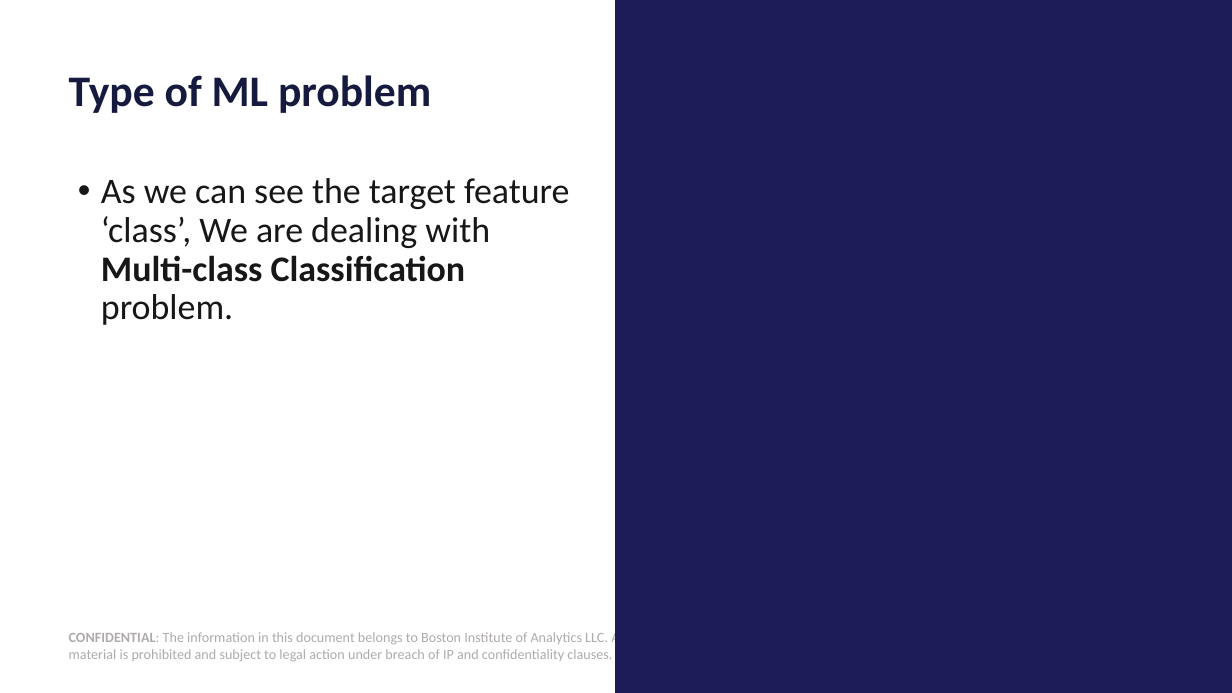
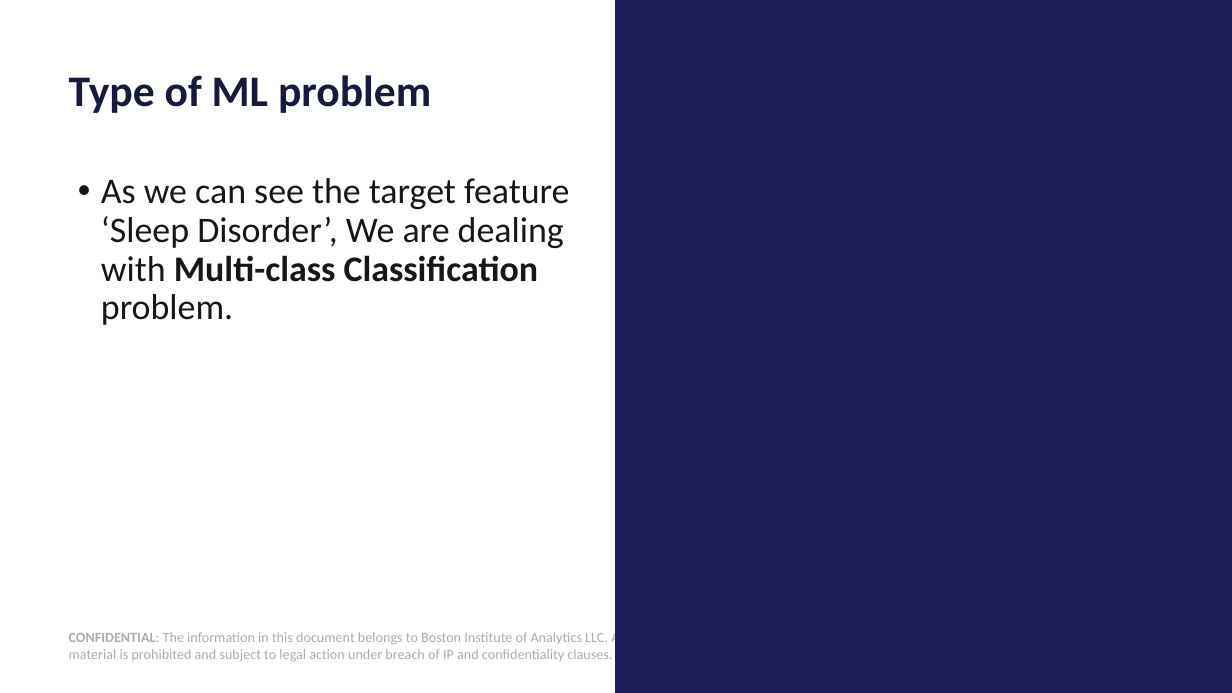
Before and after one commit to NavyaSai-V/predict-Sleep-Disorder, a slide deck: slide 6 of PPT Sleep disorder.pptx. Drawn at 1232x693 pixels with LibreOffice and Linux fonts; fonts in the diff are those of the drawing; background and template pictures are left out. Boxes give left, top, right and bottom in pixels: in the first picture for what was removed or moved away, otherwise in the second. Text is boxed around its words. In the diff, an @@ line names an element or a change of style, - is before the commit and + after.

```diff
--- a/PPT Sleep disorder.pptx
+++ b/PPT Sleep disorder.pptx
@@ text at (101,178,569,325): text changed @@
-• As we can see the target feature ‘class’, We are dealing with Multi-class Classification problem.
+• As we can see the target feature ‘Sleep Disorder’, We are dealing with Multi-class Classification problem.
```
Also in this commit, not shown: 13 other slides changed, 4 slides added, 1 slide removed.
